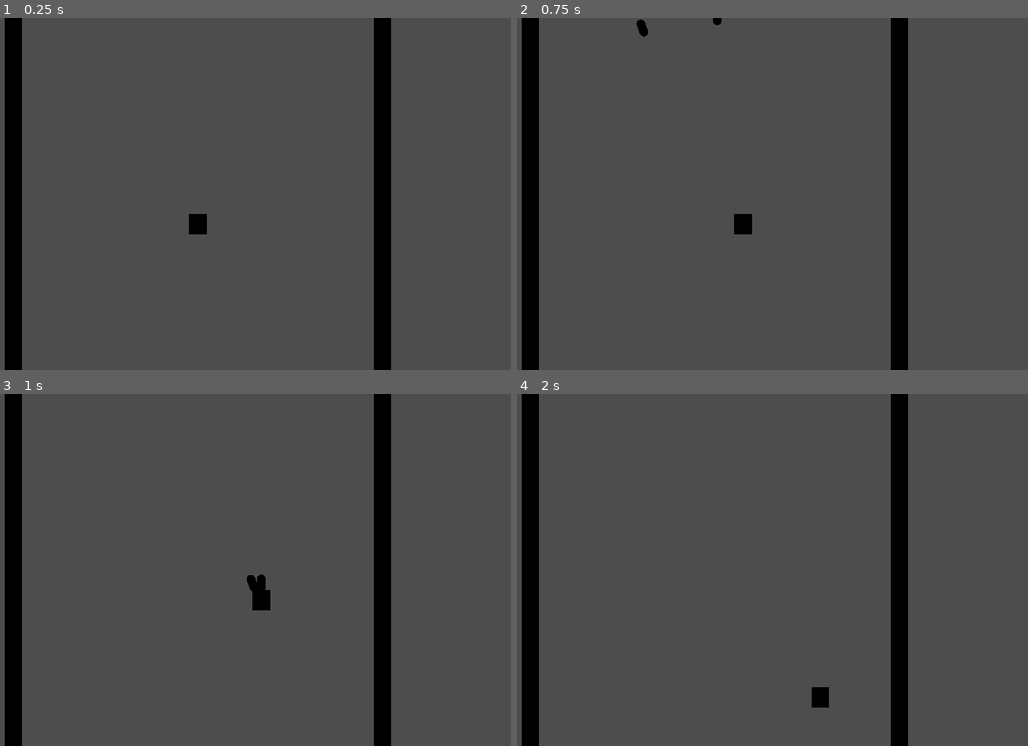
Above: before the commit, frames 1-4 (two rows, left to right).
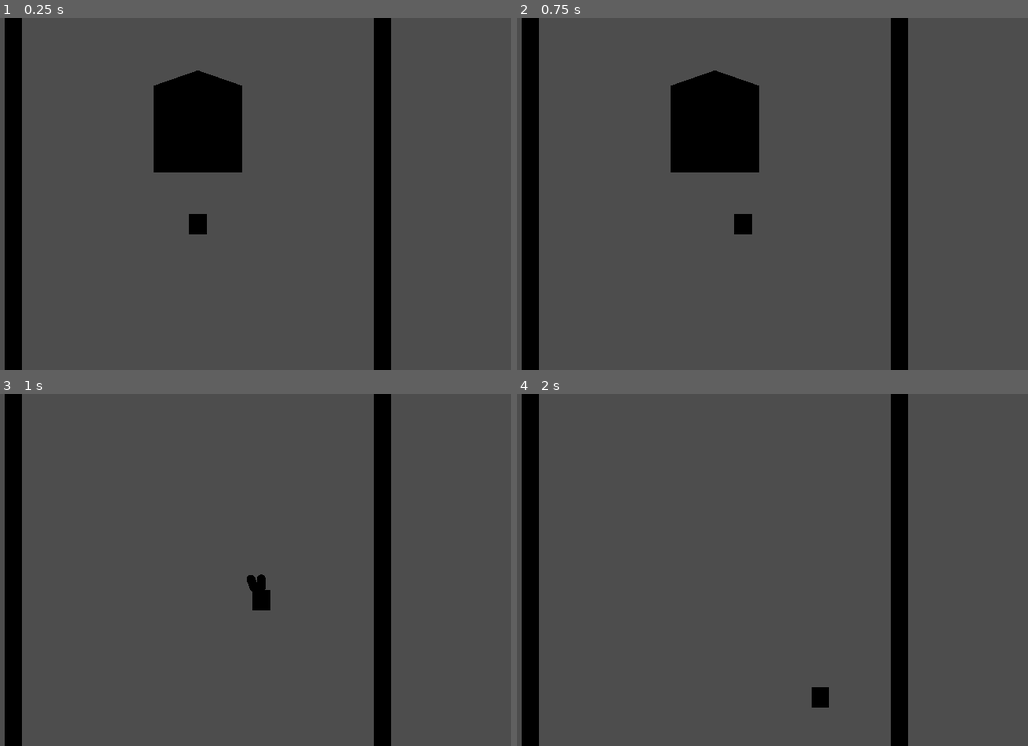
Above: after the commit, the same moments.

Repository: ArturoFBC/FantasyShootEmUp
Game: Godot game, scene res://scenes/levels/level.tscn
Same seed, same stepped clock (60 frames per second), same inputs: the game is played once before the commit and once after it. The project has no main scene, so this scene is started directly.
Inputs:
- Up to frame 1 (0.25 s): no input
- Up to frame 2 (0.75 s): tap Enter at 0.5 s; hold Right (right) from 0.53 s (still down); hold Space (fire) from 0.53 s (still down)
- Up to frame 3 (1 s): keep holding Right (right); keep holding Space (fire)
- Up to frame 4 (2 s): release Right (right) at 1.28 s; release Space (fire) at 1.28 s; hold Down (down) from 1.28 s (still down); tap Space (fire) at 1.35 s

The runs differ from the first frame. In frame 1, 4.6% of the frame differs, in the area x 30-48%, y 14-44%; in frame 2, 4.8%, in the area x 23-48%, y 0-44%; in frame 3, nothing differs; in frame 4, nothing differs.

Commit message:
Enemy collision and hit points

Diff:
--- /dev/null
+++ b/scenes/enemy/EnemyHitPoints.gd
@@ -0,0 +1,15 @@
+class_name EnemyHitPoints
+extends HitPoints
+
+
+
+func _take_damage(damage: float) -> void:
+	if (damage >= current_hp):
+		current_hp = 0
+		_die()
+	else:
+		current_hp -= damage
+
+
+func _die() -> void:
+	get_parent().queue_free()
--- /dev/null
+++ b/scenes/enemy/test_enemy.tscn
@@ -0,0 +1,17 @@
+[gd_scene format=3 uid="uid://c8rq0hmpbv4cv"]
+
+[ext_resource type="Script" uid="uid://rghq7yrwfkpv" path="res://scenes/enemy/EnemyHitPoints.gd" id="1_h8img"]
+
+[sub_resource type="SphereShape3D" id="SphereShape3D_d5ohb"]
+
+[sub_resource type="PrismMesh" id="PrismMesh_qx3t2"]
+
+[node name="TestEnemy" type="CharacterBody3D" unique_id=23828234]
+
+[node name="CollisionShape3D" type="CollisionShape3D" parent="." unique_id=364549253]
+shape = SubResource("SphereShape3D_d5ohb")
+script = ExtResource("1_h8img")
+max_hp = 3.0
+
+[node name="MeshInstance3D" type="MeshInstance3D" parent="." unique_id=2116116227]
+mesh = SubResource("PrismMesh_qx3t2")
--- /dev/null
+++ b/scenes/entities/HitPoints.gd
@@ -0,0 +1,8 @@
+class_name HitPoints
+extends CollisionShape3D
+
+signal hp_changed(previous_hp: float, new_hp: float)
+
+@export var max_hp: float = 100
+
+@onready var current_hp: float = max_hp
--- a/scenes/levels/level.tscn
+++ b/scenes/levels/level.tscn
@@ -1,6 +1,7 @@
 [gd_scene format=3 uid="uid://dbr46lbyeodql"]
 
 [ext_resource type="PackedScene" uid="uid://w48vrq870125" path="res://scenes/player/player.tscn" id="1_377w7"]
+[ext_resource type="PackedScene" uid="uid://c8rq0hmpbv4cv" path="res://scenes/enemy/test_enemy.tscn" id="2_bovvr"]
 
 [sub_resource type="BoxMesh" id="BoxMesh_rd3vj"]
 
@@ -20,3 +21,6 @@
 [node name="MeshInstance3D" type="MeshInstance3D" parent="." unique_id=1100083718]
 transform = Transform3D(1, 0, 0, 0, 10, 0, 0, 0, 30, -10.5, 0, 0)
 mesh = SubResource("BoxMesh_rd3vj")
+
+[node name="TestEnemy" parent="." unique_id=23828234 instance=ExtResource("2_bovvr")]
+transform = Transform3D(5, 0, 0, 0, 5, 0, 0, 0, 5, 0, 0, -5.95508)
--- a/scenes/player/PlayerWeapon.gd
+++ b/scenes/player/PlayerWeapon.gd
@@ -16,7 +16,6 @@
 		for child in container.get_children():
 			if child is PlayerProjectileSpawnPoint:
 				points.append(child)
-				print(child.position);
 		spawn_points_by_level.append(points)
 
 
--- a/scenes/player/player.tscn
+++ b/scenes/player/player.tscn
@@ -19,6 +19,8 @@
 [node name="CollisionShape3D" type="CollisionShape3D" parent="." unique_id=545999837]
 shape = SubResource("SphereShape3D_lvxji")
 
+[node name="Node" type="Node" parent="CollisionShape3D" unique_id=1974295818]
+
 [node name="WeaponRight" type="Node3D" parent="." unique_id=1833848699 node_paths=PackedStringArray("shot_point_containers")]
 script = ExtResource("2_gmlin")
 shot_point_containers = [NodePath("sword_fire_points_0"), NodePath("sword_fire_points_1")]
--- a/scenes/weapons/projectiles/Projectile.gd
+++ b/scenes/weapons/projectiles/Projectile.gd
@@ -12,24 +12,31 @@
 @onready var shot_hit: AudioStreamPlayer3D = $ShotHit  ## Shot hit sound
 
 
+## Initialize the shot when from a spawn point and an energy type
+func init(from: Marker3D, new_damage: float) -> void:
+	global_position = from.global_position
+	global_rotation = from.global_rotation
+	damage = new_damage
+
+
 ## Called every physics iteration, delta is the elapsed time since the previous call, this is FPS independent
 func _physics_process(_delta: float) -> void:
 	global_position += basis.z * speed
 
 
 ## Called when the shot goes off screen
-func _on_visible_on_screen_notifier_2d_screen_exited() -> void:
+func _on_visible_on_screen_notifier_3d_screen_exited() -> void:
 	# delete the shot
 	queue_free()
 
 
-## Initialize the shot when from a spawn point and an energy type
-func init(from: Marker3D, new_damage: float) -> void:
-	print(from.global_position)
-	print(from.global_rotation)
-	global_position = from.global_position
-	global_rotation = from.global_rotation
-	damage = new_damage
+## Called when the shot enters in a body
+func _on_body_entered(body:Node3D) -> void:
+	for child in body.get_children():
+		if (child is EnemyHitPoints):
+			var enemyHP = child as EnemyHitPoints
+			child._take_damage(damage)
+			destroy()
 
 
 func destroy() -> void:
--- a/scenes/weapons/projectiles/test_projectile.tscn
+++ b/scenes/weapons/projectiles/test_projectile.tscn
@@ -20,3 +20,5 @@
 
 [node name="ShotHit" type="AudioStreamPlayer3D" parent="." unique_id=1051832437]
 stream = ExtResource("2_7hcwe")
+
+[connection signal="body_entered" from="." to="." method="_on_body_entered"]
Not shown, added: scenes/enemy/EnemyHitPoints.gd.uid
Not shown, added: scenes/entities/HitPoints.gd.uid
